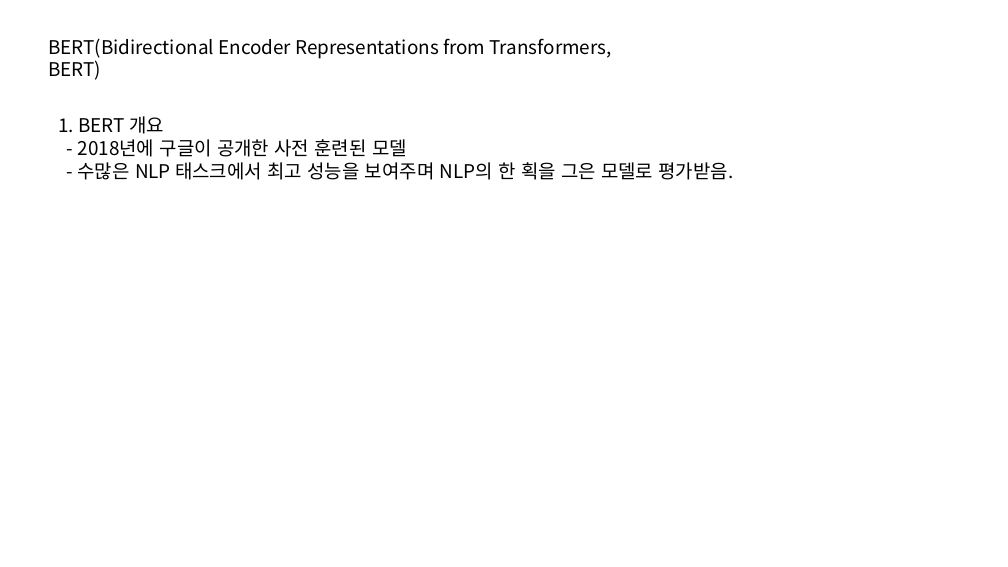
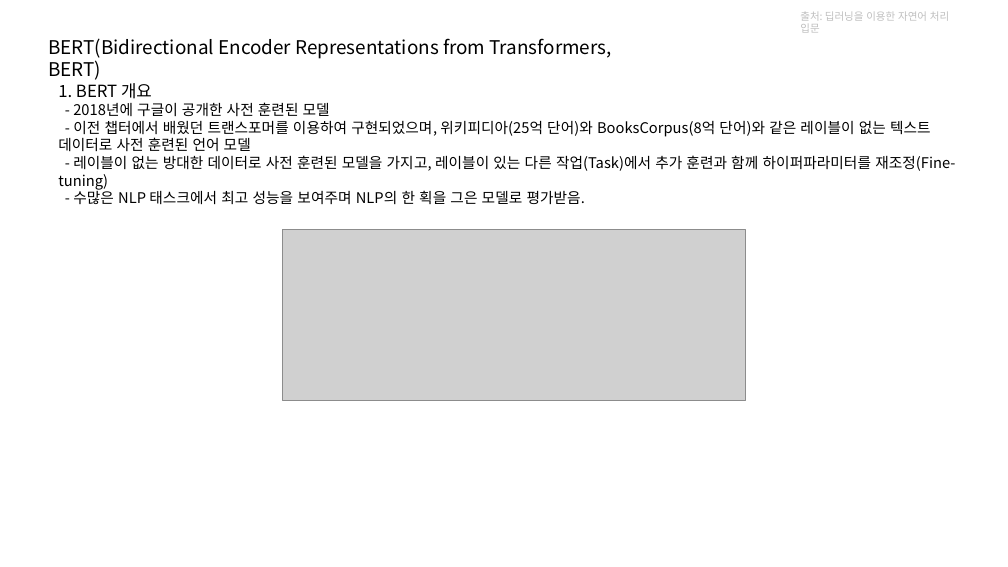
Before and after one commit to kjh8331267/NLP_Study, a slide deck: slide 7 of slide/BERT.pptx. Drawn at 1008x567 pixels with LibreOffice and Linux fonts; fonts in the diff are those of the drawing; grey boxes stand for pictures. Boxes give left, top, right and bottom in pixels: in the first picture for what was removed or moved away, otherwise in the second. Text is boxed around its words. In the diff, an @@ line names an element or a change of style, - is before the commit and + after.

```diff
--- a/slide/BERT.pptx
+++ b/slide/BERT.pptx
@@ text added at (800,12,949,33), 10 pt, text #BFBFBF @@
+출처: 딥러닝을 이용한 자연어 처리 입문
@@ text "1. BERT 개요": place and size @@
-text "1. BERT 개요" at (58,116,734,180)
+text "1. BERT 개요" at (58,83,955,204)
@@ text at (58,83,585,204): size 18 to 16 pt in "1. BERT 개요"; size 18 to 14 pt in "- 2018년에 구글이 공개한 사전 훈련된 모델", "- 수많은 NLP 태스크에서 최고 성능을 보여주며 ..." @@
@@ text at (58,121,955,190): paragraphs added @@
+- 이전 챕터에서 배웠던 트랜스포머를 이용하여 구현되었으며, 위키피디아(25억 단어)와 BooksCorpus(8억 단어)와 같은 레이블이 없는 텍스트 데이터로 사전 훈련된 언어 모델
+- 레이블이 없는 방대한 데이터로 사전 훈련된 모델을 가지고, 레이블이 있는 다른 작업(Task)에서 추가 훈련과 함께 하이퍼파라미터를 재조정(Fine-tuning)
@@ picture added at (282,230,746,401) @@
```
Also in this commit, not shown: 5 other slides changed, 3 slides added, 1 slide removed, 1 other file.
